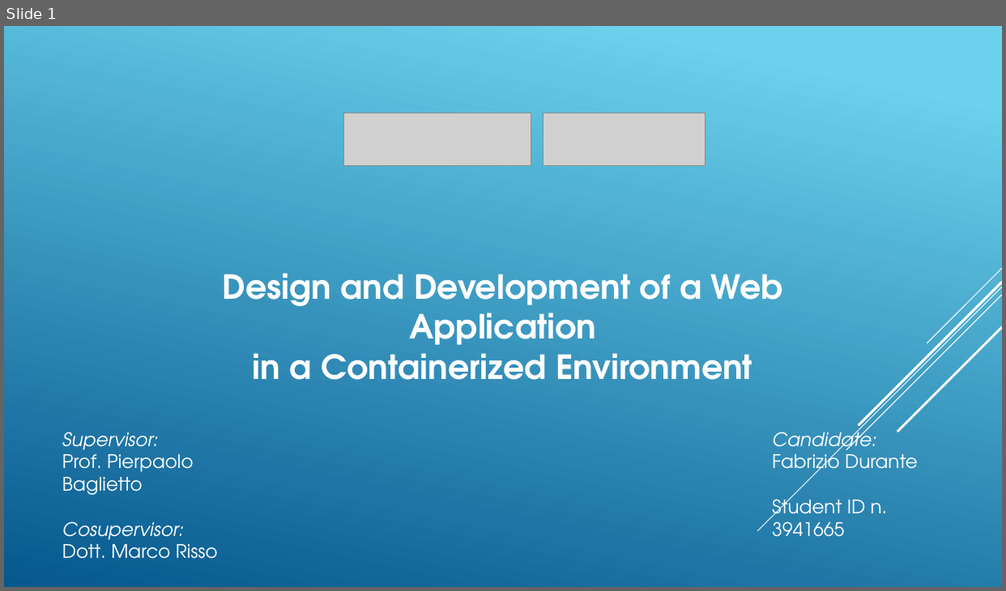
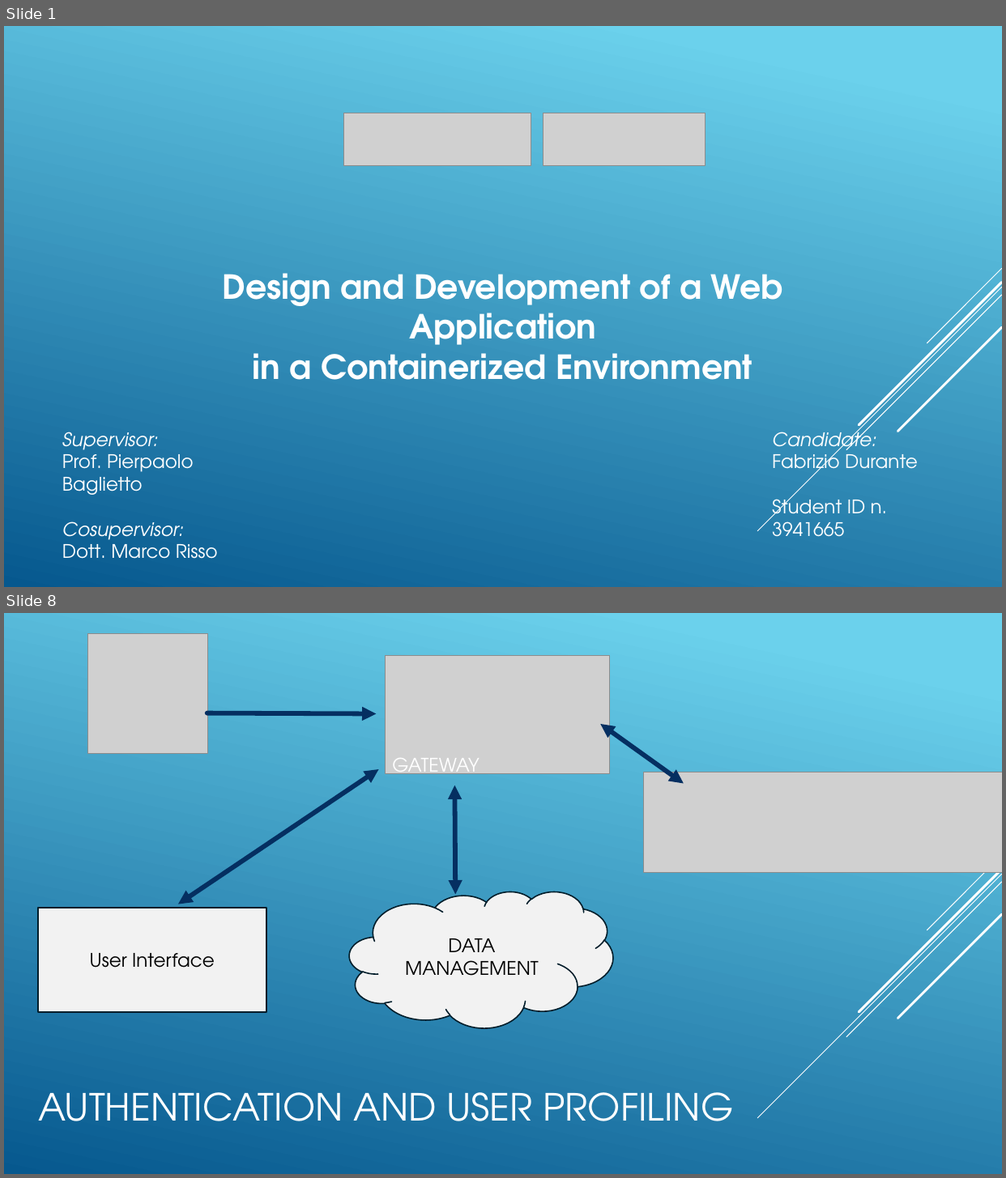
Before and after one commit to Durante94/Tesi, a slide deck: docs/Durante.pptx. Shown one above the other, each under a label of ours: slide 1 before the commit, slides 1 and 8 after it; the slides between them are not shown. The pictures are 1006x591 and 1006x1178 pixels, drawn with LibreOffice and Linux fonts; fonts in the diff are those of the drawing; grey boxes stand for pictures. Boxes give left, top, right and bottom in pixels: in the first picture for what was removed or moved away, otherwise in the second. Text is boxed around its words. In the diff, an @@ line names an element or a change of style, - is before the commit and + after.

```diff
--- a/docs/Durante.pptx
+++ b/docs/Durante.pptx
@@ slide 8 added at (4, 613, 1002, 1174), background gradient #6ED2EB to #06588E; not listed: 5 template elements that a slide beside it also shows @@
@@ picture added at (88, 634, 208, 753) @@
@@ picture added at (385, 656, 610, 773) @@
@@ arrow added from (206, 713) to (376, 714), #052F61 4.5 pt @@
@@ double arrow added from (601, 724) to (684, 784), #052F61 4.5 pt @@
@@ text added at (392, 758, 479, 781), 18 pt, text #FFFFFF @@
+GATEWAY
@@ double arrow added from (379, 769) to (178, 905), #052F61 4.5 pt @@
@@ picture added at (644, 772, 1002, 873) @@
@@ double arrow added from (454, 786) to (455, 895), #052F61 4.5 pt @@
@@ cloud added at (350, 892, 613, 1028), fill #F2F2F2, outline #021E2B 1.25 pt, 18 pt, text #000000 @@
+DATA MANAGEMENT
@@ rectangle added at (38, 908, 266, 1013), fill #F2F2F2, outline #021E2B 1.25 pt, 18 pt, text #000000 @@
+User Interface
@@ title added at (38, 1093, 734, 1122), 36 pt, text #FFFFFF @@
+AUTHENTICATION AND USER PROFILING
```
Also in this commit, not shown: 9 other slides added, 1 slide removed, 1 other file.
